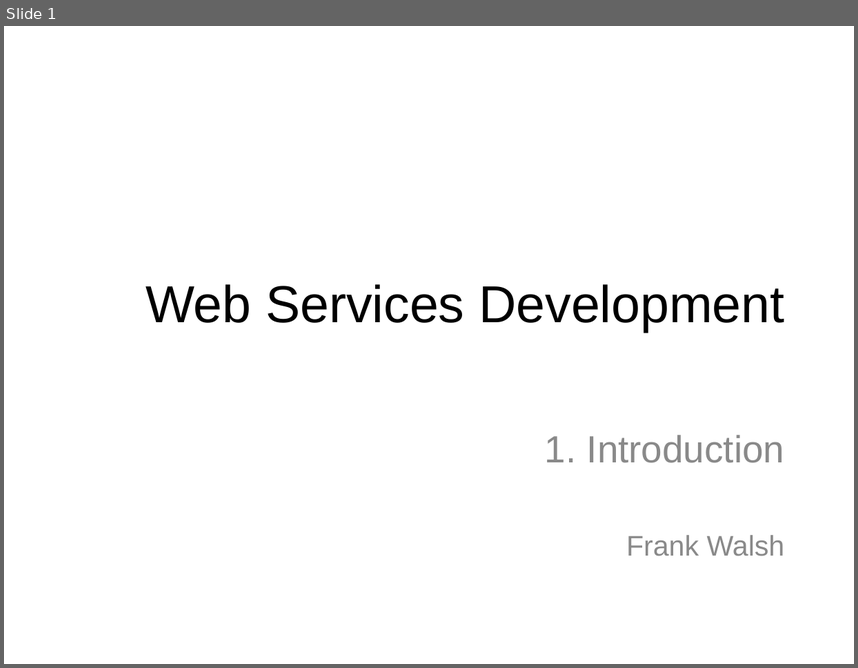
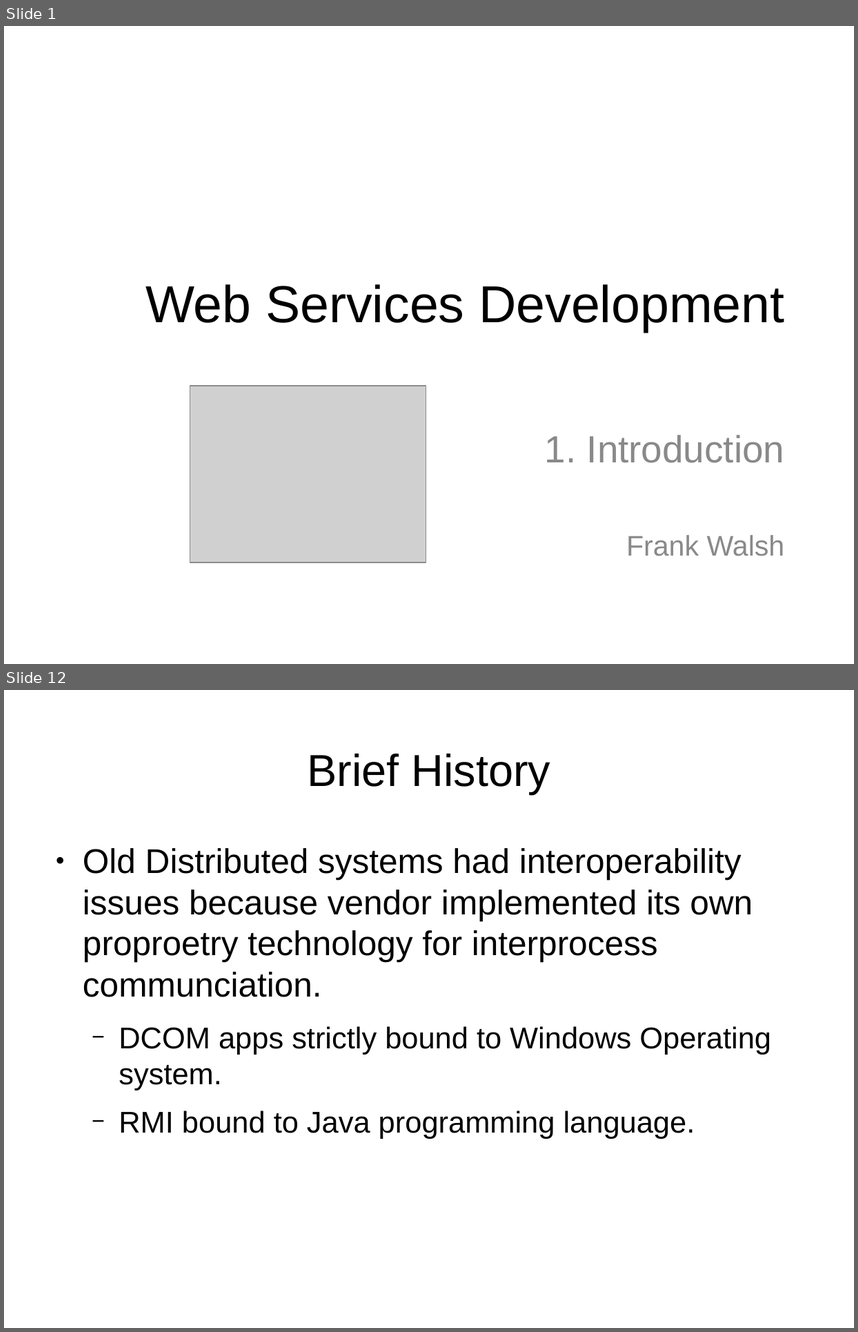
Before and after one commit to fxwalsh/webservicesdev-2016, a slide deck: topic01/talk-1/web-services-intro.odp. Shown one above the other, each under a label of ours: slide 1 before the commit, slides 1 and 12 after it; the slides between them are not shown. The pictures are 858x668 and 858x1332 pixels, drawn with LibreOffice and Linux fonts; fonts in the diff are those of the drawing; grey boxes stand for pictures. Boxes give left, top, right and bottom in pixels: in the first picture for what was removed or moved away, otherwise in the second. Text is boxed around its words. In the diff, an @@ line names an element or a change of style, - is before the commit and + after.

```diff
--- a/topic01/talk-1/web-services-intro.odp
+++ b/topic01/talk-1/web-services-intro.odp
@@ slide 12 added at [4,690,854,1328], background #FFFFFF @@
@@ title added at [307,753,550,794], 42.1 pt, text #000000 @@
+Brief History
@@ text added at [83,848,771,1138], 32.2 pt, text #000000 @@
+● Old Distributed systems had interoperability issues because vendor implemented its own proproetry technology for interprocess communciation.
+  − DCOM apps strictly bound to Windows Operating system.
+  − RMI bound to Java programming language.
@@ slide 1 changed as well @@
@@ picture added at [190,385,426,562] @@
```
Also in this commit, not shown: 1 other slide changed, 10 other slides added, 2 other files.
